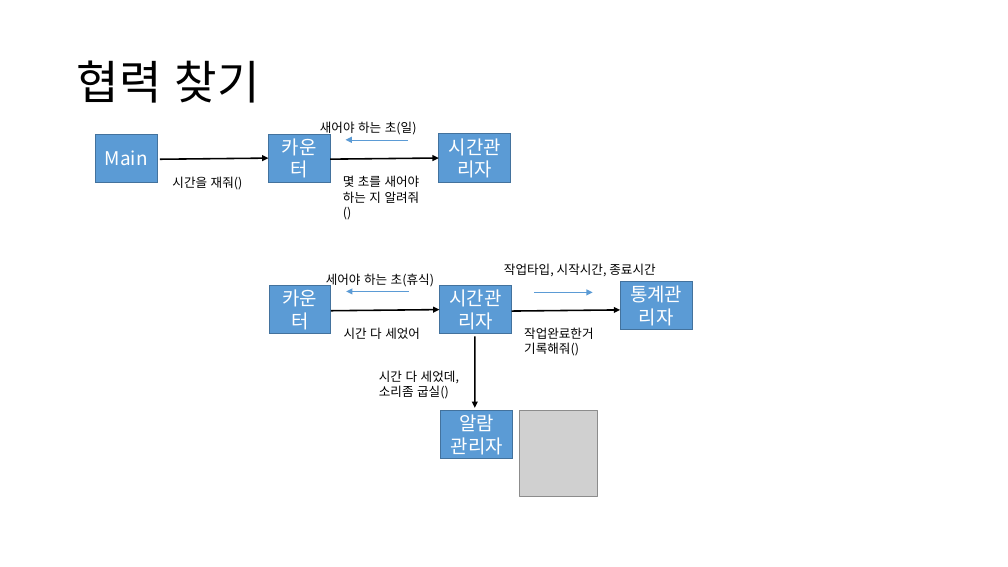
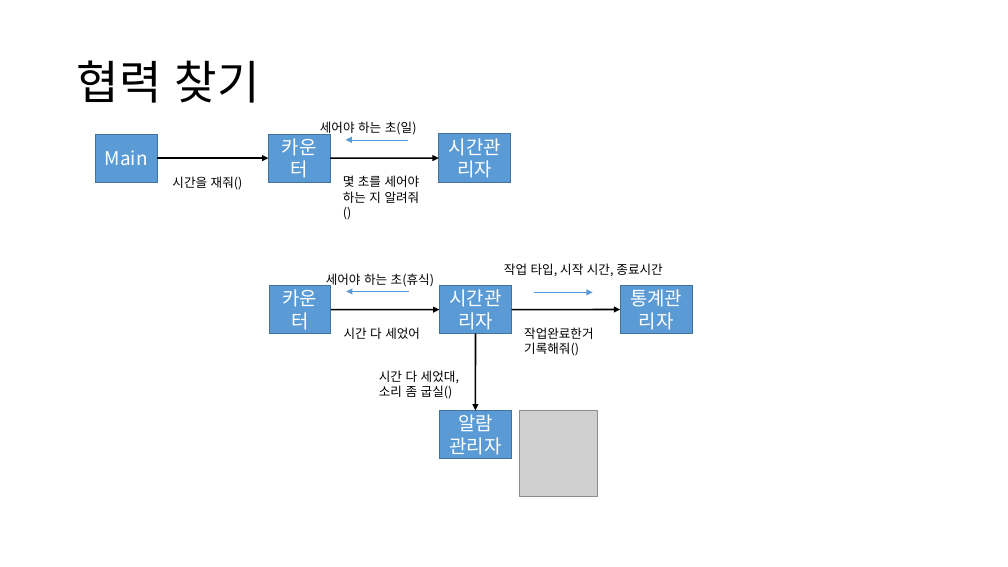
Before and after one commit to bigseoul/TomatoTimer, a slide deck: slide 4 of TomatoTimers.pptx. Drawn at 1008x567 pixels with LibreOffice and Linux fonts; fonts in the diff are those of the drawing; grey boxes stand for pictures. Boxes give left, top, right and bottom in pixels: in the first picture for what was removed or moved away, otherwise in the second. Text is boxed around its words. In the diff, an @@ line names an element or a change of style, - is before the commit and + after.

```diff
--- a/TomatoTimers.pptx
+++ b/TomatoTimers.pptx
@@ text at bbox=[320, 121, 417, 135]: text changed @@
-새어야 하는 초(일)
+세어야 하는 초(일)
@@ arrow moved from (160, 160) - (268, 158) to (157, 158) - (268, 158) @@
@@ text at bbox=[343, 175, 420, 203]: text changed @@
-몇 초를 새어야 하는 지 알려줘()
+몇 초를 세어야 하는 지 알려줘()
@@ text at bbox=[504, 263, 662, 276]: spaces changed @@
-작업타입, 시작시간, 종료시간
+작업 타입, 시작 시간, 종료시간
@@ rectangle "통계관리자": place and size @@
-rectangle "통계관리자" at bbox=[620, 281, 692, 330]
+rectangle "통계관리자" at bbox=[620, 286, 692, 334]
@@ arrow moved from (475, 337) - (475, 408) to (476, 333) - (476, 411) @@
@@ text at bbox=[379, 370, 459, 398]: text changed @@
-시간 다 세었데, 소리좀 굽실()
+시간 다 세었대, 소리 좀 굽실()
```
Also in this commit, not shown: 3 other slides changed, 2 other files.
